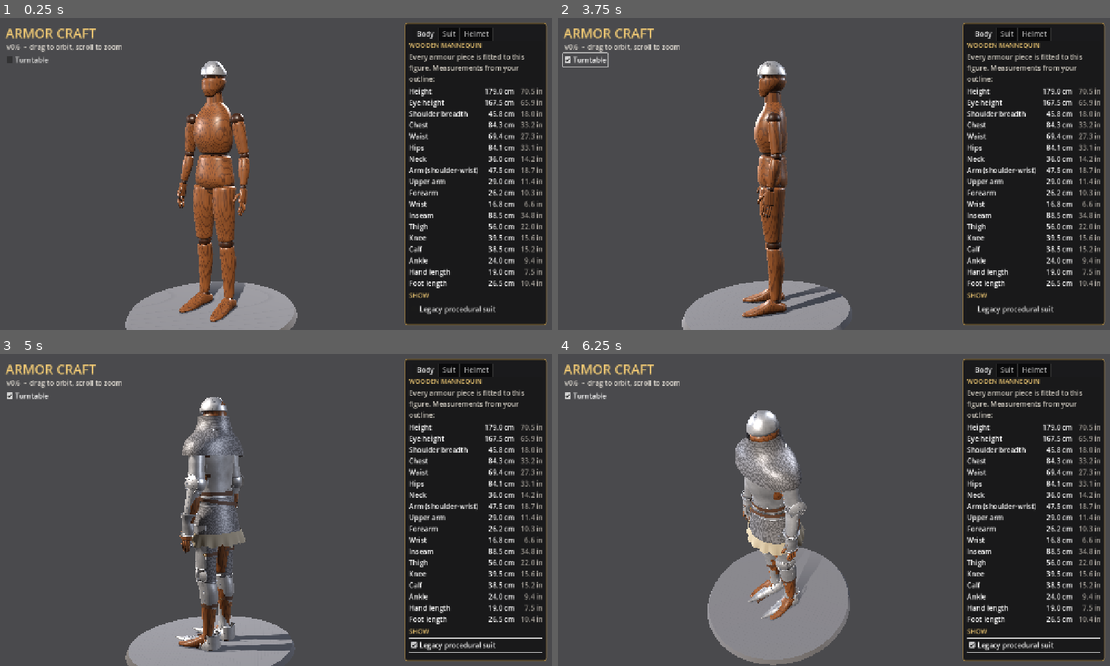
Above: before the commit, frames 1-4 (two rows, left to right).
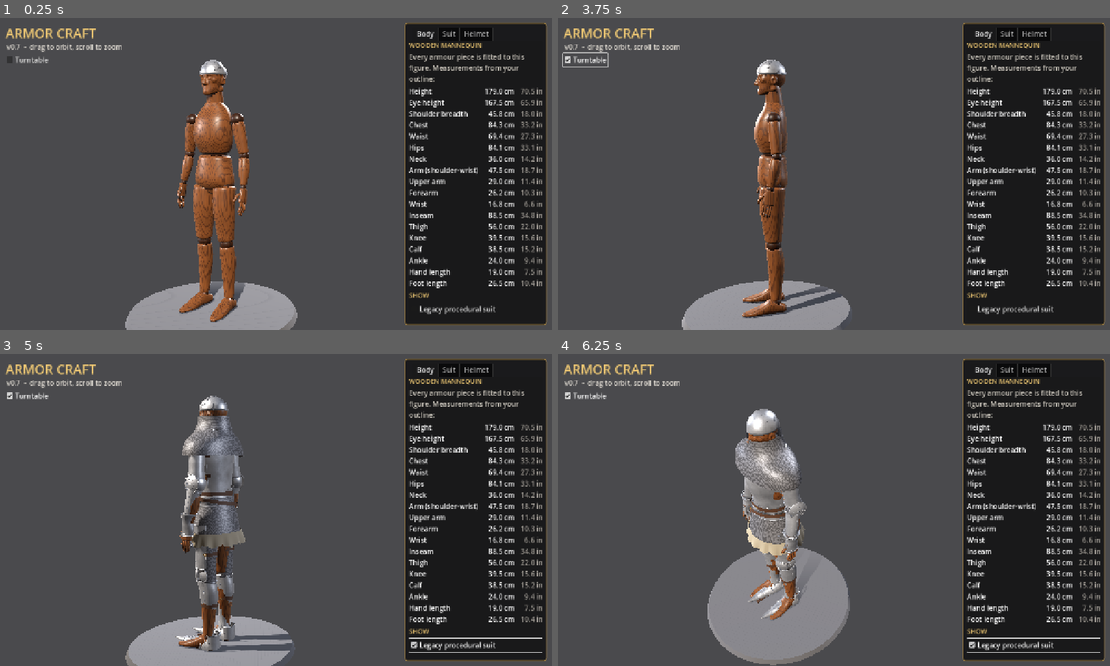
Above: after the commit, the same moments.

Repository: Kmad666/Armor-Craft
Game: Godot game, scene res://scenes/main.tscn
Same seed, same stepped clock (60 frames per second), same inputs: the game is played once before the commit and once after it.
Inputs (mouse positions are in pixels of both pictures, inside the frame that each line leads up to):
- Up to frame 1 (0.25 s): no input
- Up to frame 2 (3.75 s): click "Turntable" at 0.5 s; click "Legacy procedural suit" at 1.25 s; click "Turntable" at 2 s; click "Legacy procedural suit" at 2.75 s; click "Turntable" at 3.5 s
- Up to frame 3 (5 s): click "Legacy procedural suit" at 4.25 s
- Up to frame 4 (6.25 s): move the mouse to (955, 494) at 5.02 s; click (955, 494) at 5.17 s; drag from (718, 525) to (806, 572) at 5.77 s

The runs differ from the first frame. In frame 1, 0.3% of the frame differs, in the area x 2-46%, y 8-91%; in frame 2, 0.4%, in the area x 2-42%, y 8-92%; in frame 3, 0.1%; in frame 4, 0.2%.

Commit message:
v0.7: carved mannequin head from reference outline
Sculpted head (blended-shape SDF): fuller skull, upright forehead, brow,
eye sockets and lids, nose, lips, cheekbones, jaw and chin, ears.
Thicker, forward-leaning neck. Spangenhelm refitted for >= 3 mm
clearance (rim just above the brow).

Co-Authored-By: Claude Opus 5.5 <noreply@anthropic.com>
Claude-Session: https://claude.ai/code/session_01WeZQLGxhK27PqRdm928ucn

Diff:
--- a/scripts/main.gd
+++ b/scripts/main.gd
@@ -350,7 +350,7 @@
 	layer.add_child(title)
 
 	var hint := Label.new()
-	hint.text = "v0.6  -  drag to orbit, scroll to zoom"
+	hint.text = "v0.7  -  drag to orbit, scroll to zoom"
 	hint.add_theme_color_override("font_color", Color(0.85, 0.83, 0.8))
 	hint.position = Vector2(24, 56)
 	layer.add_child(hint)
--- /dev/null
+++ b/tests/shot_head.gd
@@ -0,0 +1,23 @@
+extends SceneTree
+func snap(main, name, yaw, pitch, dist, fy):
+	main.yaw = yaw; main.pitch = pitch
+	main.target_distance = dist; main.distance = dist
+	main.target_focus = Vector3(0, fy, 0); main.focus = main.target_focus
+	for i in 25: await process_frame
+	root.get_texture().get_image().save_png(OS.get_environment("SHOT_DIR") + "/" + name + ".png")
+func _init():
+	var main = load("res://scenes/main.tscn").instantiate()
+	root.add_child(main)
+	await process_frame
+	for c in main.get_children():
+		if c is CanvasLayer: c.visible = false
+	main.wear_helmet = false; main._update_helmet_visibility()
+	await snap(main, "h_bare", 0.6, 0.06, 0.8, 1.66)
+	await snap(main, "h_bare_side", 1.5708, 0.02, 0.8, 1.66)
+	main.wear_helmet = true; main.helmet_mode = 0; main._update_helmet_visibility()
+	await snap(main, "h_spangen", 0.6, 0.06, 0.8, 1.66)
+	await snap(main, "h_spangen_side", 1.5708, 0.02, 0.8, 1.66)
+	main.helmet_mode = 1; main._update_helmet_visibility()
+	main.modeled_helmet.set_visor_open(1.0)
+	await snap(main, "h_bascinet_open", 0.7, 0.08, 0.9, 1.68)
+	quit()
Binary file changed: assets/mannequin/mannequin_wood.glb
Binary file changed: assets/pieces/helmet_spangenhelm.glb
Binary file added: docs/head_in_game.png
Binary file added: docs/head_reference.png
Not shown, added: tests/shot_head.gd.uid
Not shown, added: tests/shot_spangen.gd.uid
Not shown, changed: art/blender/helmet_spangenhelm.blend
Not shown, changed: art/blender/mannequin_wood.blend
